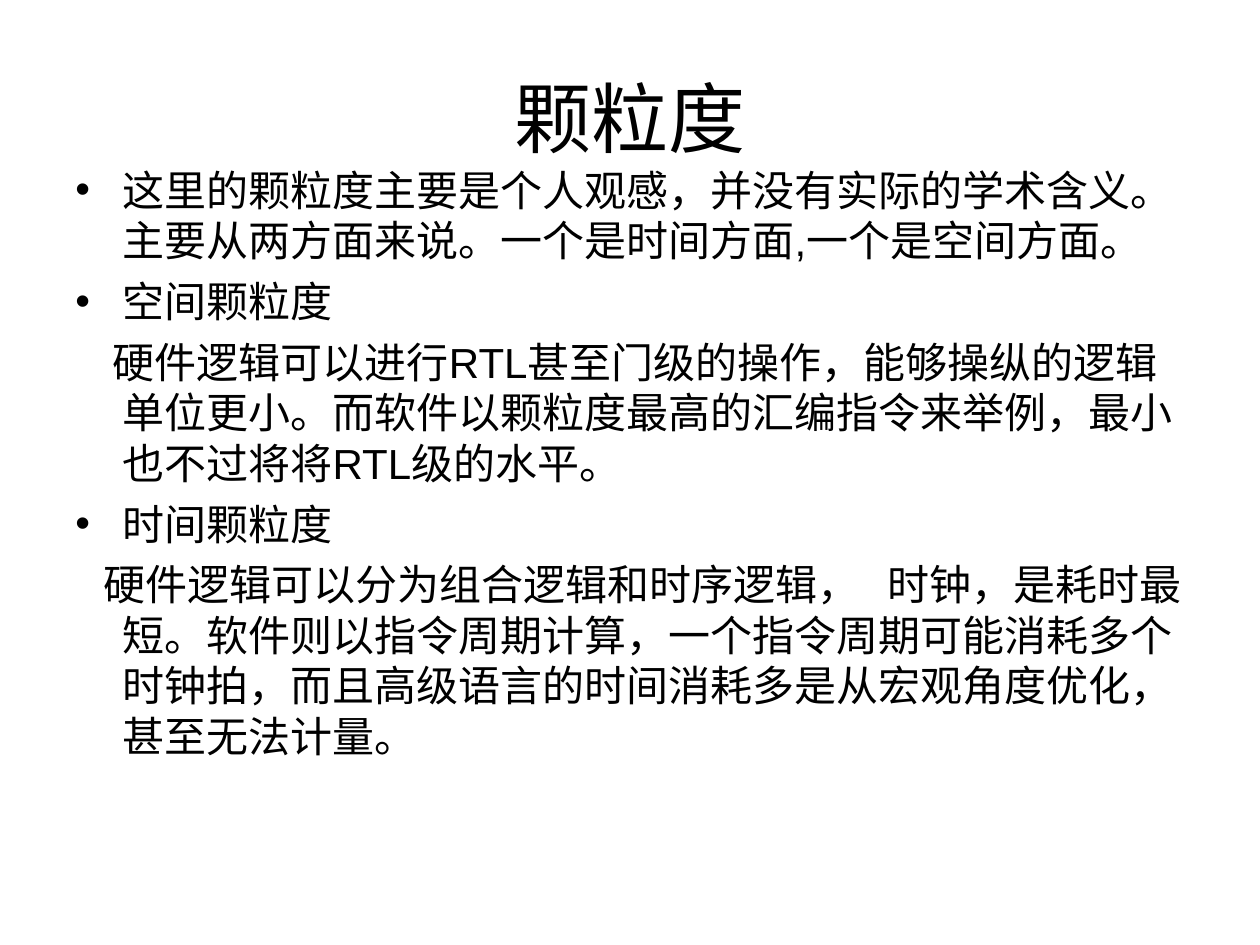
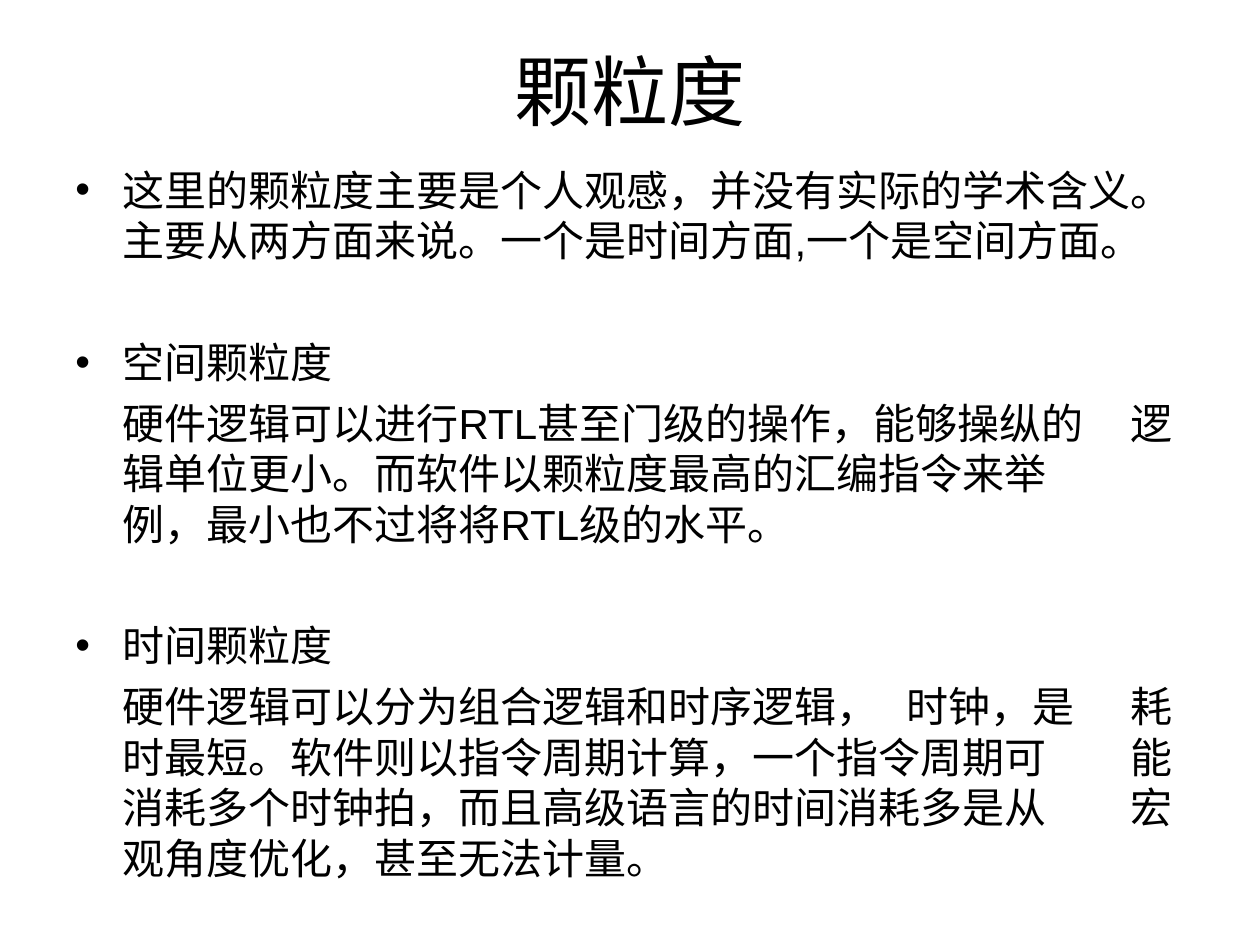
Before and after one commit to KuzuryuYaichi/Speach, a slide deck: slide 7 of 讲课/jk.ppt. Drawn at 1260x945 pixels with LibreOffice and Linux fonts; fonts in the diff are those of the drawing. Boxes give left, top, right and bottom in pixels: in the first picture for what was removed or moved away, otherwise in the second. Text is boxed around its words. In the diff, an @@ line names an element or a change of style, - is before the commit and + after.

```diff
--- a/讲课/jk.ppt
+++ b/讲课/jk.ppt
@@ title "颗粒度": place and size @@
-title "颗粒度" at [514, 82, 745, 153]
+title "颗粒度" at [514, 55, 745, 126]
@@ text at [123, 403, 1084, 545]: spaces changed @@
-硬件逻辑可以进行RTL甚至门级的操作，能够操纵的逻辑单位更小。而软件以颗粒度最高的汇编指令来举例，最小也不过将将RTL级的水平。
+硬件逻辑可以进行RTL甚至门级的操作，能够操纵的 逻辑单位更小。而软件以颗粒度最高的汇编指令来举 例，最小也不过将将RTL级的水平。
@@ text at [123, 686, 1075, 879]: spaces changed @@
-硬件逻辑可以分为组合逻辑和时序逻辑， 时钟，是耗时最短。软件则以指令周期计算，一个指令周期可能消耗多个时钟拍，而且高级语言的时间消耗多是从宏观角度优化，甚至无法计量。
+硬件逻辑可以分为组合逻辑和时序逻辑， 时钟，是 耗时最短。软件则以指令周期计算，一个指令周期可 能消耗多个时钟拍，而且高级语言的时间消耗多是从 宏观角度优化，甚至无法计量。
```
Also in this commit, not shown: 3 other slides changed, 19 slides added, 2 slides removed, 3 other files.
